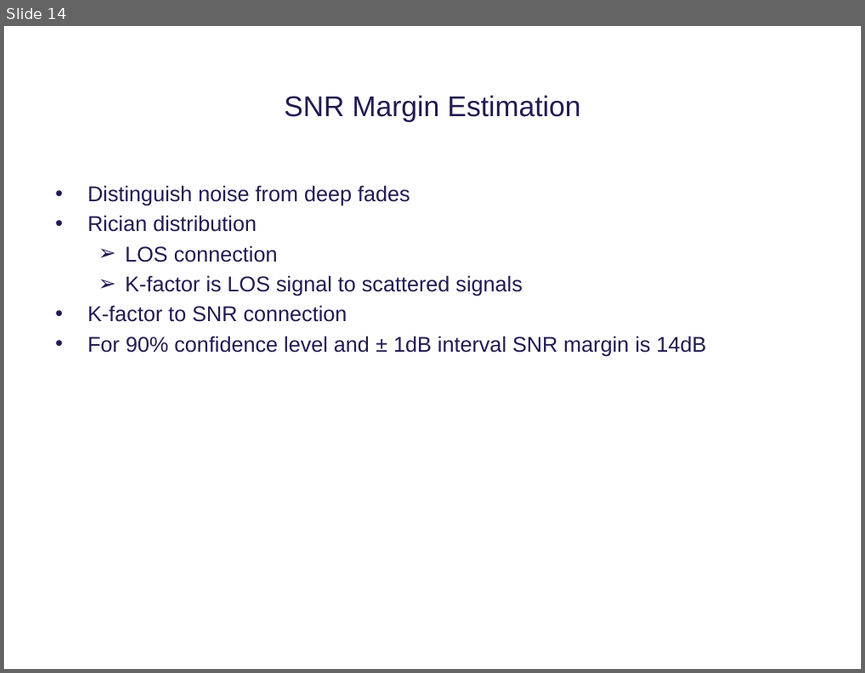
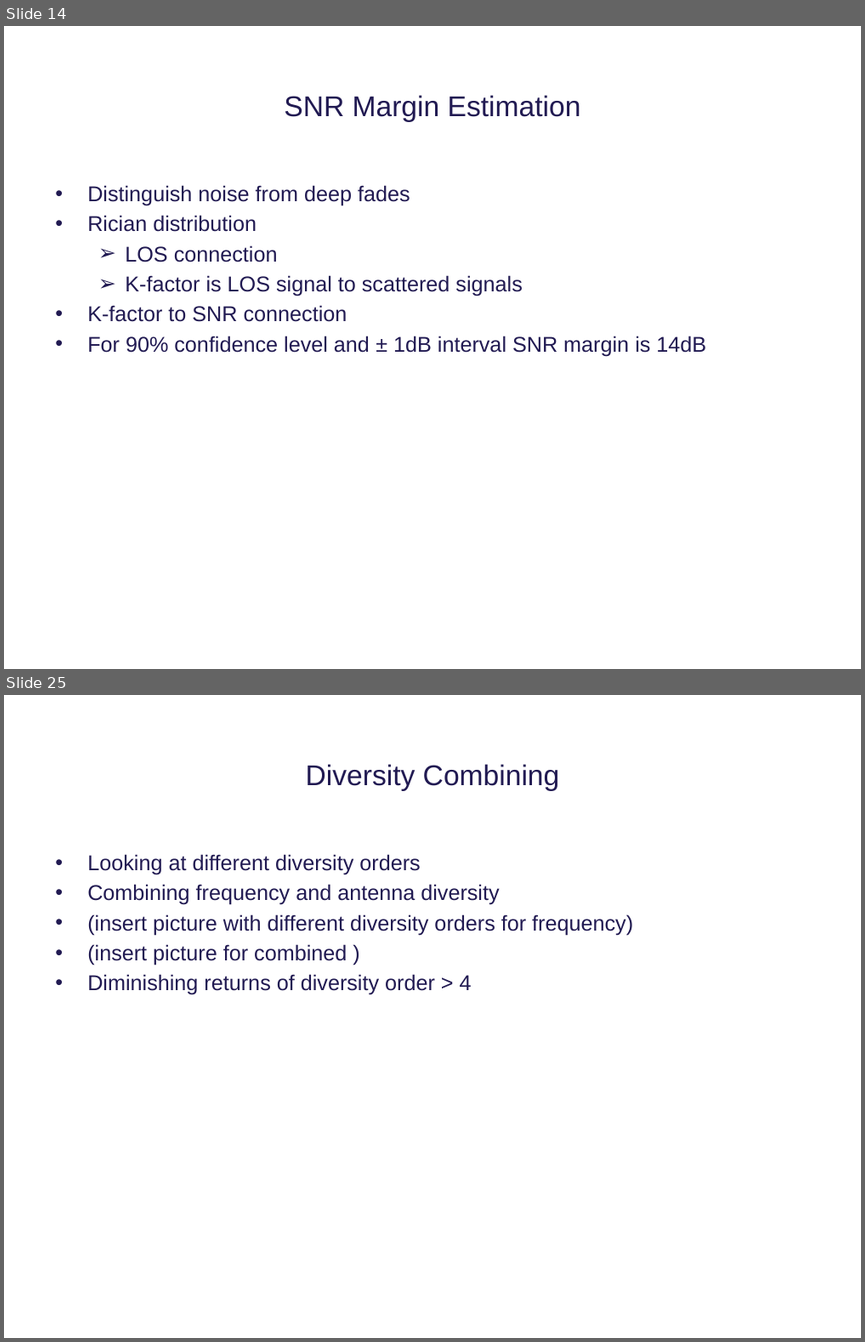
Before and after one commit to tkjj13/P8, a slide deck: ppt/premature ppt.pptx. Shown one above the other, each under a label of ours: slide 14 before the commit, slides 14 and 25 after it; the slides between them are not shown. The pictures are 865x673 and 865x1342 pixels, drawn with LibreOffice and Linux fonts; fonts in the diff are those of the drawing; background and template pictures are left out. Boxes give left, top, right and bottom in pixels: in the first picture for what was removed or moved away, otherwise in the second. Text is boxed around its words. In the diff, an @@ line names an element or a change of style, - is before the commit and + after.

```diff
--- a/ppt/premature ppt.pptx
+++ b/ppt/premature ppt.pptx
@@ slide 25 added at <box>4,695,861,1338</box>, background #FFFFFF @@
@@ title added at <box>306,764,560,791</box>, 24 pt, text #211A52 @@
+Diversity Combining
@@ text added at <box>87,854,633,995</box>, 18 pt, text #211A52 @@
+• Looking at different diversity orders
+• Combining frequency and antenna diversity
+• (insert picture with different diversity orders for frequency)
+• (insert picture for combined )
+• Diminishing returns of diversity order > 4
```
Also in this commit, not shown: 2 slides changed, 10 other slides added.
